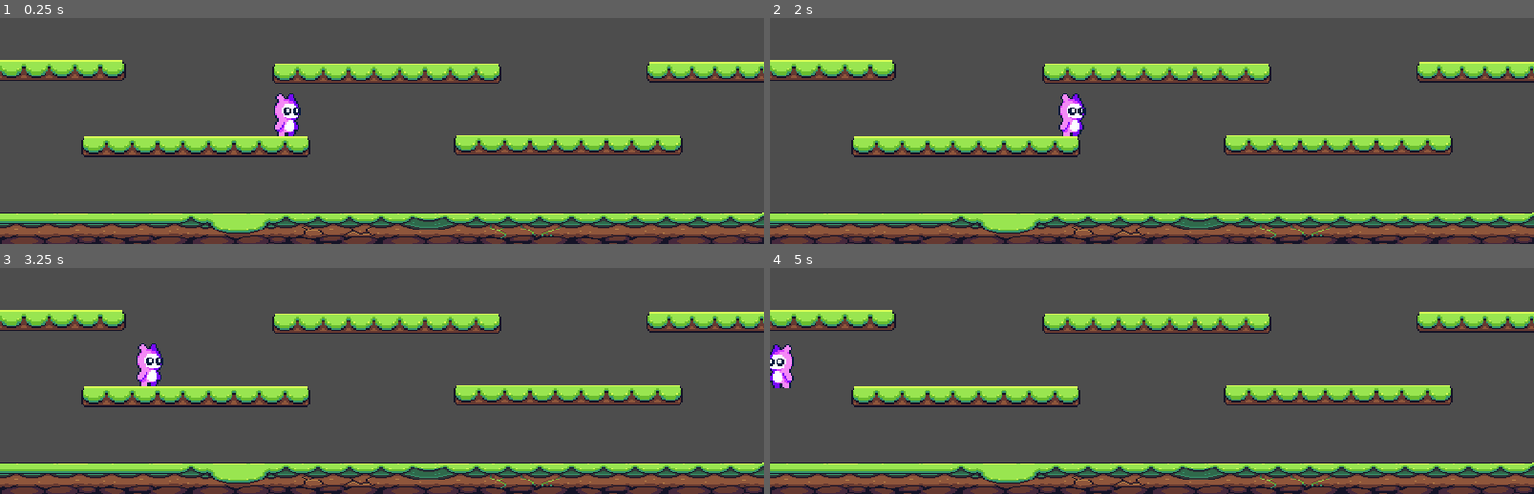
Above: before the commit, frames 1-4 (two rows, left to right).
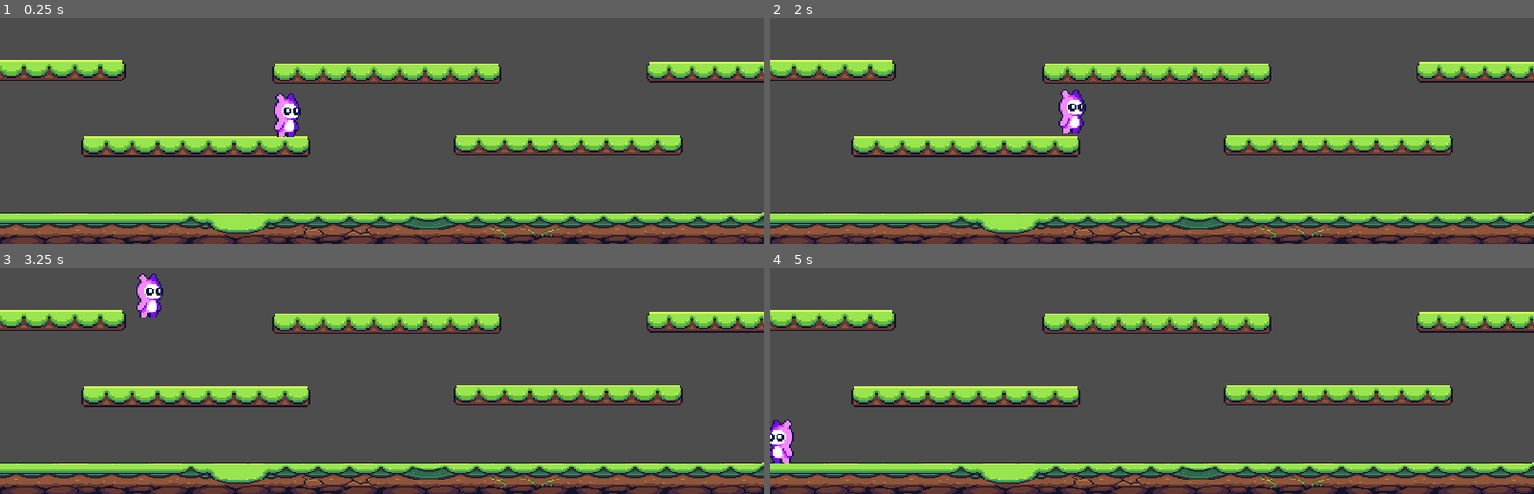
Above: after the commit, the same moments.

Repository: TruchaFazio/yiya
Game: Godot game, scene res://scenes/level_1.tscn
Two runs of this game, one before a commit and one after it. Both use one fixed random seed, a clock stepped at 60 frames per second and the inputs below.
Inputs:
- Up to frame 1 (0.25 s): no input
- Up to frame 2 (2 s): tap Enter at 0.5 s; tap Space (jump) at 0.6, 0.77, 1.07, 1.52, 1.55, 1.82 s; tap Right (move_rigth) at 1.35 s
- Up to frame 3 (3.25 s): hold Left (move_left) 2.03-2.78 s; tap Space (jump) at 2.1, 3.02, 3.05 s; tap Right (move_rigth) at 2.85 s
- Up to frame 4 (5 s): tap Space (jump) at 3.32, 3.6, 3.77, 4.07, 4.52, 4.55, 4.82 s; hold Left (move_left) from 4.28 s (still down); tap Right (move_rigth) at 4.35 s

The runs differ from the first frame. In frame 1, less than 0.1% of the frame differs, in the area x 36-39%, y 52-53%; in frame 2, 0.4%; in frame 3, 1.1%, in the area x 17-22%, y 2-53%; in frame 4, 1.1%.

Commit message:
fisicas movimiento

Diff:
--- a/project.godot
+++ b/project.godot
@@ -37,8 +37,7 @@
 }
 jump={
 "deadzone": 0.5,
-"events": [Object(InputEventKey,"resource_local_to_scene":fa …(140 unchanged characters)… d":false,"keycode":0,"physical_keycode":4194320,"key_label":0,"unicode":0,"location":0,"echo":false,"script":null)
-, Object(InputEventKey,"resource_local_to_scene":false,"resource_name":"","device":-1,"window_id":0,"alt_pressed":false,"shift_pressed":false,"ctrl_pressed":false,"meta_pressed":false,"pressed":false,"keycode":0,"physical_keycode":32,"key_label":0,"unicode":32,"location":0,"echo":false,"script":null)
+"events": [Object(InputEventKey,"resource_local_to_scene":fa …(140 unchanged characters)… d":false,"keycode":0,"physical_keycode":32,"key_label":0,"unicode":32,"location":0,"echo":false,"script":null)
 ]
 }
 
--- a/scenes/level_1.tscn
+++ b/scenes/level_1.tscn
@@ -23,9 +23,6 @@
 size = Vector2(480, 20)
 
 [node name="Level 1" type="Node2D"]
-
-[node name="player" parent="." instance=ExtResource("1_k6ns5")]
-position = Vector2(181, 187)
 
 [node name="terreno" type="StaticBody2D" parent="."]
 
@@ -78,3 +75,6 @@
 [node name="CollisionShape2D6" type="CollisionShape2D" parent="terreno"]
 position = Vector2(240, 261)
 shape = SubResource("RectangleShape2D_y7jo2")
+
+[node name="player" parent="." instance=ExtResource("1_k6ns5")]
+position = Vector2(181, 187)
--- a/scenes/player.tscn
+++ b/scenes/player.tscn
@@ -11,6 +11,8 @@
 position = Vector2(47, 38)
 script = ExtResource("1_td5yu")
 move_speed = 140.0
+jump_speed = 300.0
+gravity = 980.0
 metadata/_edit_group_ = true
 
 [node name="PinkMonsterReposo" type="Sprite2D" parent="."]
--- a/scripts/player.gd
+++ b/scripts/player.gd
@@ -2,15 +2,21 @@
 
 @export var move_speed: float
 @export var jump_speed: float
+@export var gravity: float
 var is_facing_rigth = true
 
 func _physics_process(delta):
-	if Input.is_action_just_pressed("jump"):
-		velocity.y = -jump_speed
+	if not is_on_floor():
+		velocity.y += gravity * delta
+
+	jump()
 	move_x()
 	flip()
 	move_and_slide()
 
+func jump():
+	if Input.is_action_just_pressed("jump") and is_on_floor():
+		velocity.y = -jump_speed
 
 func move_x():
 	var input_axis = Input.get_axis("move_left", "move_rigth")
